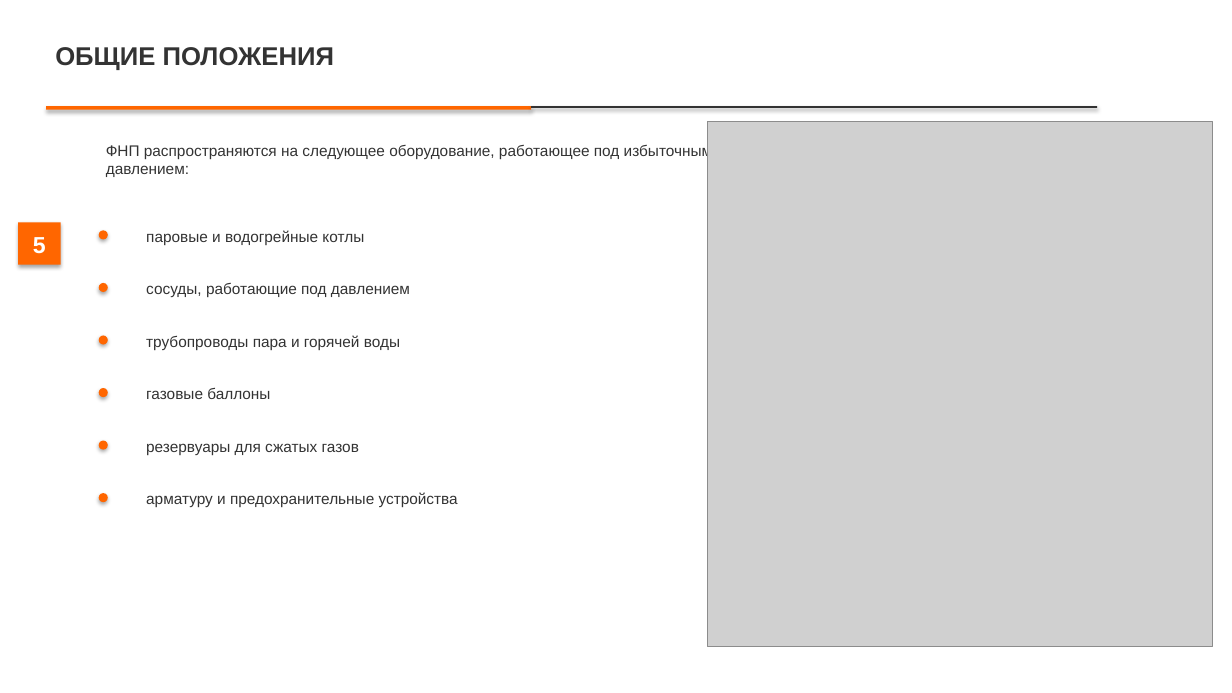
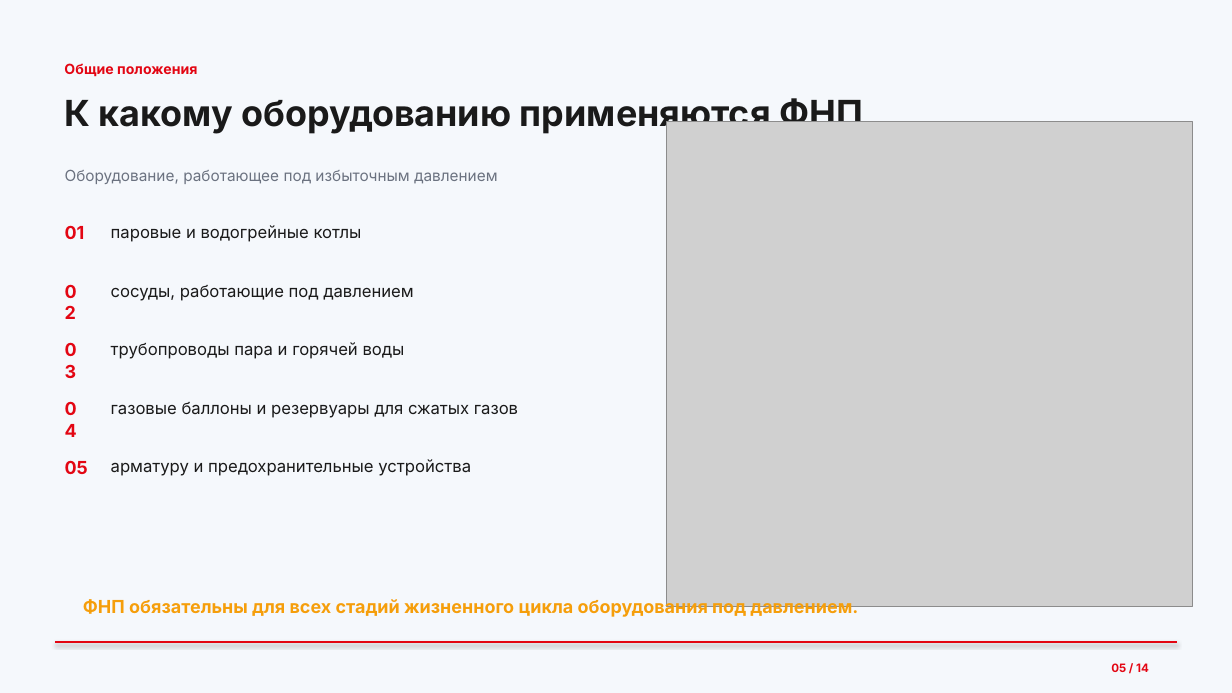
Before and after one commit to lysakalenushka-hash/-, a slide deck: slide 5 of Презентация_Трубопроводы.pptx. Drawn at 1232x693 pixels with LibreOffice and Linux fonts; fonts in the diff are those of the drawing; grey boxes stand for pictures. Boxes give left, top, right and bottom in pixels: in the first picture for what was removed or moved away, otherwise in the second. Text is boxed around its words. In the diff, an @@ line names an element or a change of style, - is before the commit and + after.

```diff
--- a/Презентация_Трубопроводы.pptx
+++ b/Презентация_Трубопроводы.pptx
@@ rectangle at (0, 0, 1232, 693): fill #FFFFFF to #F5F8FC @@
@@ text at (64, 63, 197, 77): text changed; size 20 to 11 pt; font Arial to Inter; text colour #333333 to #E30613 @@
-ОБЩИЕ ПОЛОЖЕНИЯ
+Общие положения
@@ rectangle removed at (46, 106, 531, 110) @@
@@ text added at (64, 96, 863, 134), 28 pt, text #1A1A1A, bold @@
+К какому оборудованию применяются ФНП
@@ rectangle removed at (531, 106, 1097, 108) @@
@@ picture: place and size @@
-picture at (708, 121, 1214, 647)
+picture at (667, 121, 1193, 606)
@@ text at (65, 169, 498, 184): text changed; font Arial to Inter; text colour #333333 to #6B7280 @@
-ФНП распространяются на следующее оборудование, работающее под избыточным давлением:
+Оборудование, работающее под избыточным давлением
@@ rectangle removed at (18, 223, 61, 265) @@
@@ text removed at (33, 237, 46, 254) @@
-5
@@ text added at (65, 225, 85, 239), 14 pt, text #E30613, bold @@
+01
@@ ellipse removed at (99, 230, 108, 239) @@
@@ text "паровые и водогрейные котлы": place and size @@
-text "паровые и водогрейные котлы" at (146, 230, 364, 245)
+text "паровые и водогрейные котлы" at (111, 225, 362, 242)
@@ text added at (55, 276, 97, 304), 14 pt, text #E30613, bold @@
+02
@@ ellipse removed at (99, 283, 108, 292) @@
@@ text "сосуды, работающие под давлением": place and size @@
-text "сосуды, работающие под давлением" at (146, 283, 410, 297)
+text "сосуды, работающие под давлением" at (111, 285, 413, 301)
@@ text added at (55, 335, 97, 362), 14 pt, text #E30613, bold @@
+03
@@ ellipse removed at (99, 335, 108, 345) @@
@@ text "трубопроводы пара и горячей воды": place and size @@
-text "трубопроводы пара и горячей воды" at (146, 335, 400, 350)
+text "трубопроводы пара и горячей воды" at (111, 342, 405, 359)
@@ ellipse removed at (99, 388, 108, 397) @@
@@ text removed at (146, 387, 270, 399) @@
-газовые баллоны
@@ text added at (55, 393, 97, 421), 14 pt, text #E30613, bold @@
+04
@@ text at (111, 402, 518, 418): text changed; size 12 to 13 pt; font Arial to Inter; text colour #333333 to #1A1A1A @@
-резервуары для сжатых газов
+газовые баллоны и резервуары для сжатых газов
@@ ellipse removed at (99, 441, 108, 450) @@
@@ text added at (65, 460, 88, 474), 14 pt, text #E30613, bold @@
+05
@@ size 12 to 13 pt, font Arial to Inter, text colour #333333 to #1A1A1A in 4 elements at (111, 285, 413, 301), (111, 225, 362, 242), (111, 342, 405, 359), (111, 459, 471, 476) @@
@@ text "арматуру и предохранительные устройства": place and size @@
-text "арматуру и предохранительные устройства" at (146, 492, 458, 507)
+text "арматуру и предохранительные устройства" at (111, 459, 471, 476)
@@ ellipse removed at (99, 494, 108, 503) @@
@@ text added at (83, 598, 858, 618), 14 pt, text #F59E0B, bold @@
+ФНП обязательны для всех стадий жизненного цикла оборудования под давлением.
@@ line added from (55, 642) to (1177, 642), #E30613 1.5 pt @@
@@ text added at (1111, 663, 1149, 672), 9 pt, text #E30613, bold @@
+05 / 14
```
Also in this commit, not shown: 11 other slides changed, 2 slides added, 2 slides removed, 1 other file.
